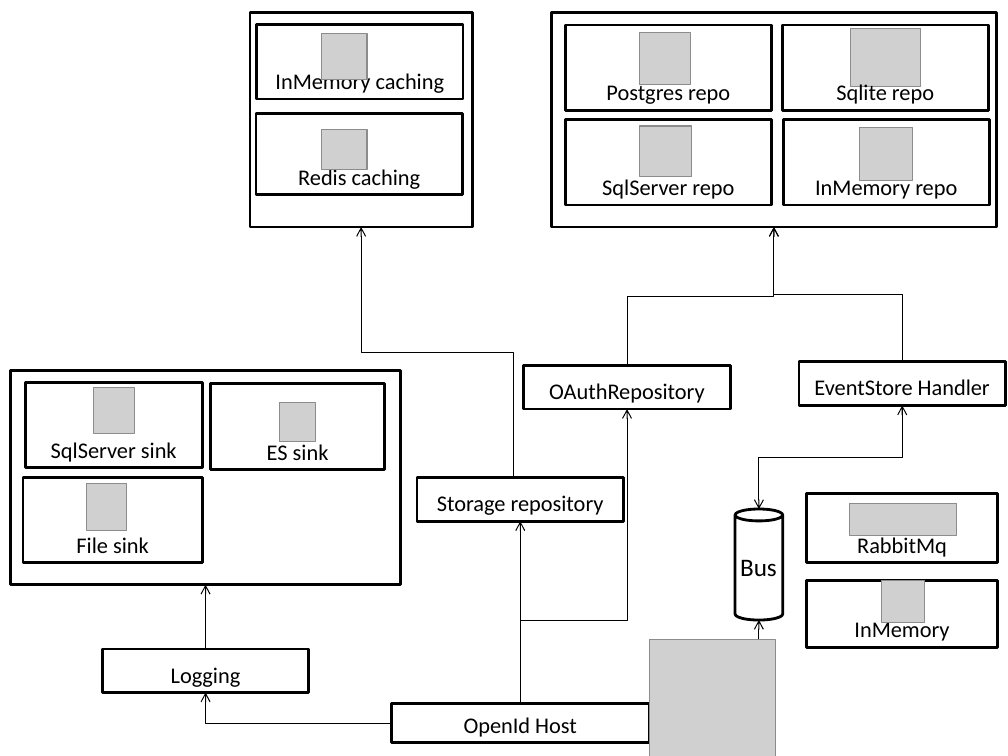
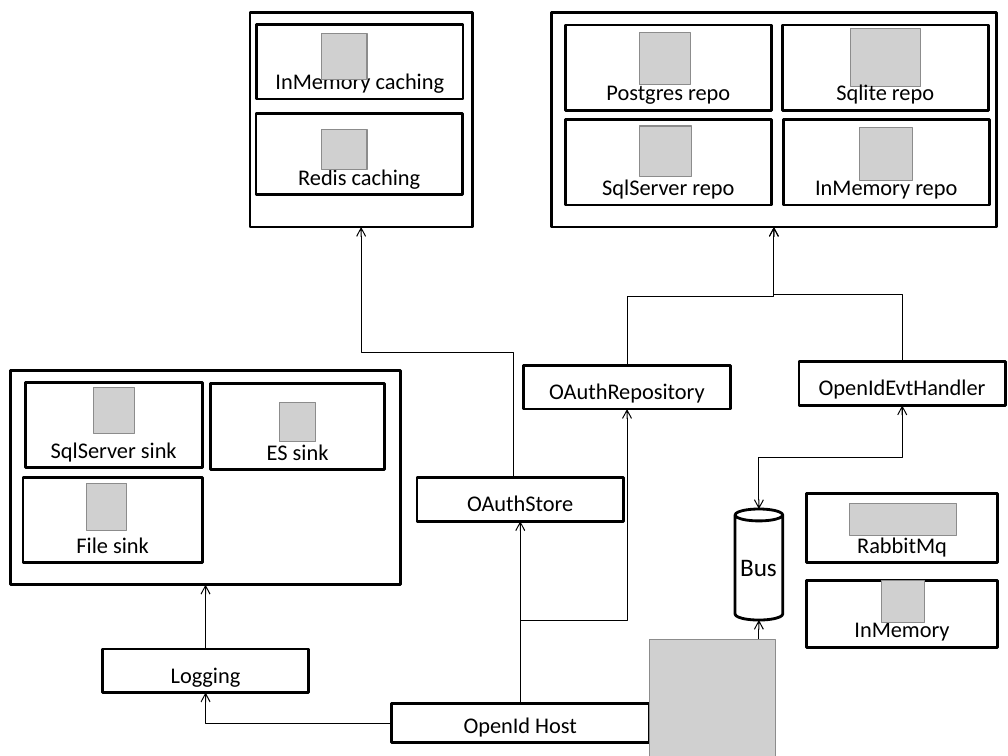
Before and after one commit to thabart/SimpleIdentityServer, a slide deck: slide 6 of Identity Server setup for mobile.pptx. Drawn at 1008x756 pixels with LibreOffice and Linux fonts; fonts in the diff are those of the drawing; grey boxes stand for pictures. Boxes give left, top, right and bottom in pixels: in the first picture for what was removed or moved away, otherwise in the second. Text is boxed around its words. In the diff, an @@ line names an element or a change of style, - is before the commit and + after.

```diff
--- a/Identity Server setup for mobile.pptx
+++ b/Identity Server setup for mobile.pptx
@@ text in rectangle at <box>819,379,986,399</box>: text changed @@
-EventStore Handler
+OpenIdEvtHandler
@@ text in rectangle at <box>467,495,573,511</box>: text changed @@
-Storage repository
+OAuthStore
```
Also in this commit, not shown: 2 slides added, 48 other files.
